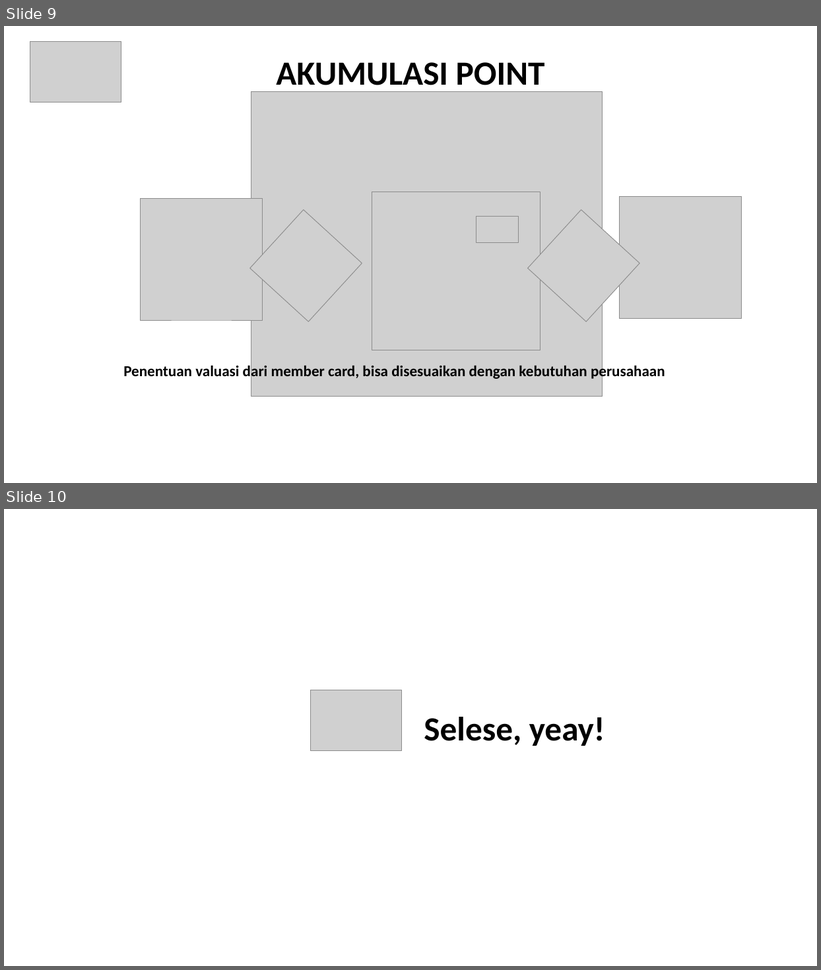
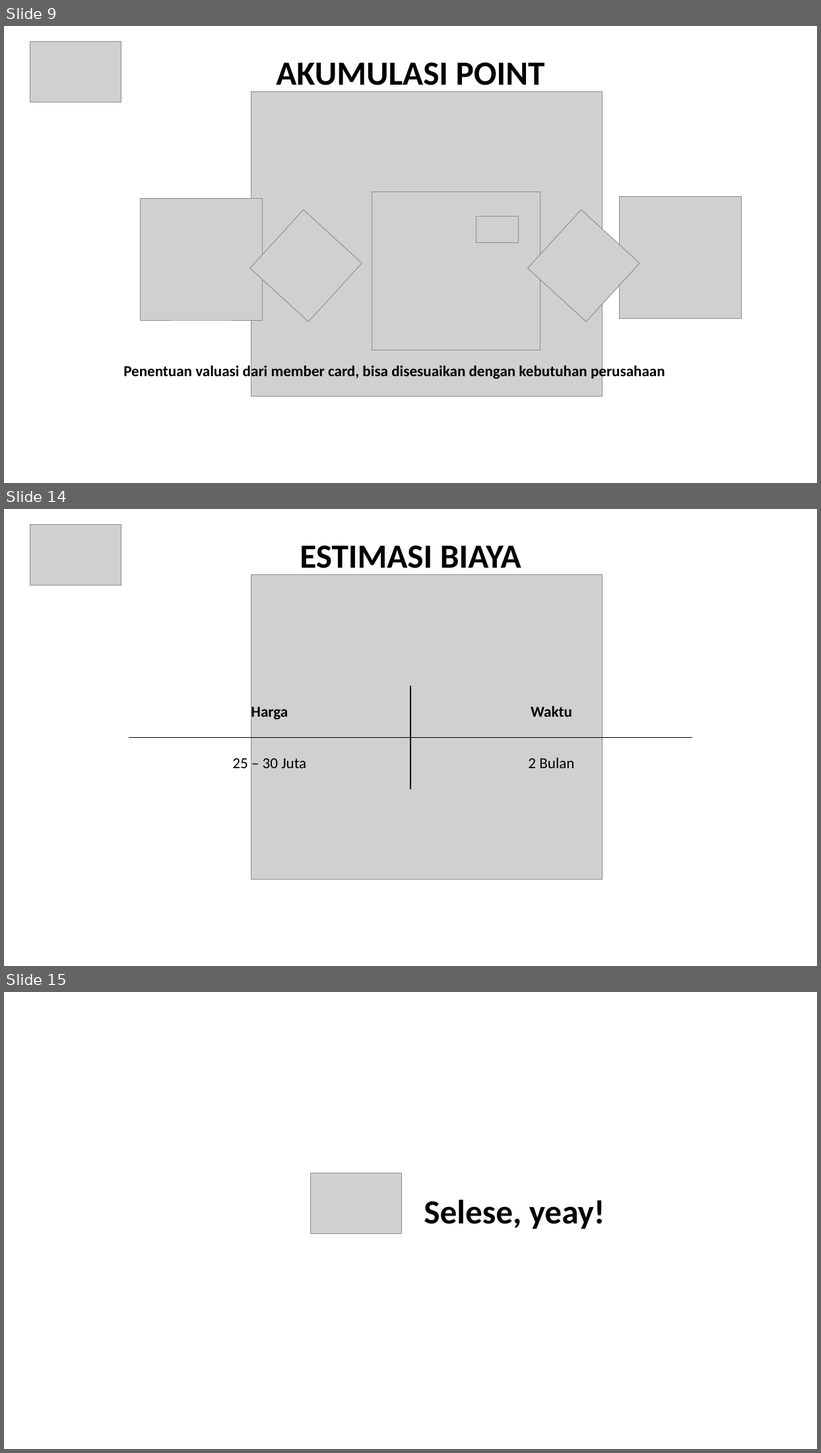
Before and after one commit to gunadermawan/curriculumVitae, a slide deck: mitraIntegra/projecct/Member card SMI.pptx. Shown one above the other, each under a label of ours: slides 9 and 10 before the commit, slides 9, 14 and 15 after it; the slides between them are not shown. The pictures are 821x970 and 821x1453 pixels, drawn with LibreOffice and Linux fonts; fonts in the diff are those of the drawing; grey boxes stand for pictures. Boxes give left, top, right and bottom in pixels: in the first picture for what was removed or moved away, otherwise in the second. Text is boxed around its words. In the diff, an @@ line names an element or a change of style, - is before the commit and + after.

```diff
--- a/mitraIntegra/projecct/Member card SMI.pptx
+++ b/mitraIntegra/projecct/Member card SMI.pptx
@@ slide 14 added at (4, 509, 817, 966), background #FFFFFF @@
@@ picture added at (30, 524, 121, 586) @@
@@ text added at (300, 545, 521, 576), 40 pt, text #000000, bold @@
+ESTIMASI BIAYA
@@ picture added at (251, 575, 602, 880) @@
@@ table added at (129, 686, 692, 789), 2 rows, 2 columns @@
+Harga | Waktu
+25 – 30 Juta | 2 Bulan
@@ what was slide 10 is now slide 15 @@
```
Also in this commit, not shown: 4 other slides added, 11 other files.
